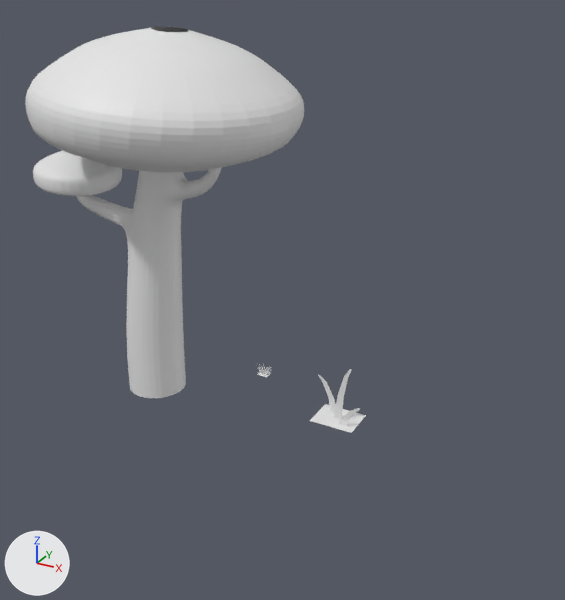
The Blender file assets/nature.blend, before and after one commit.
Camera for both pictures: a camera (50 mm lens) standing at (10.22, -17.5, 11.69) and looking at (1.48, -1.61, 3.75). The axes (+X, +Y, +Z) are drawn at lower left. The lights are the same throughout.

Objects in the first picture: 'Cylinder', 'Grass2'.
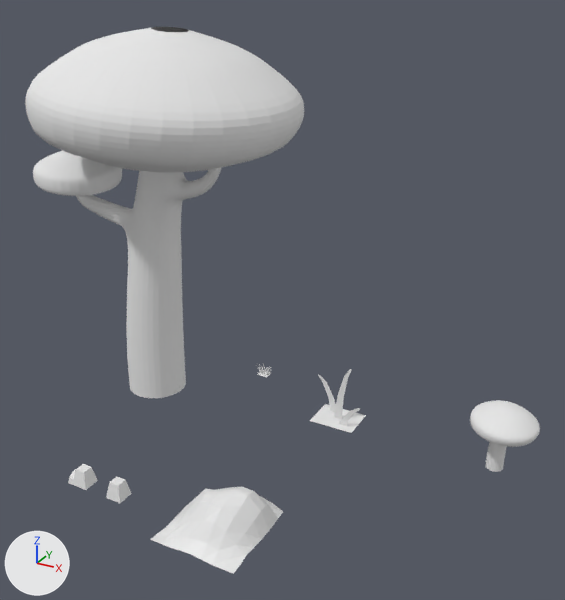
What the commit changed:
Material 'Material' (mat_material) is new.
Its base color is (0.8, 0.8, 0.8) (white #e7e7e7).
Material 'Material.004' (mat_material_004) is new.
Its base color is (0.8, 0.8, 0.8) (white #e7e7e7).
Mesh me_cylinder_001 is new.
It has 94 vertices, 90 faces and spans x 10.04..11.96, y -0.92..0.99, z -0.47..1.35.
It uses material mat_material (white #e7e7e7).
Mesh me_plane_002 is new.
It has 81 vertices, 64 faces and spans x -1.0..1.07, y -1.0..1.0, z -0.07..0.89.
Mesh me_cube is new.
It has 20 vertices, 18 faces and spans x -1.67..1.0, y -1.0..1.0, z -1.0..1.0.
It uses material mat_material_004 (white #e7e7e7).
Mesh me_cube_001 is new.
It has 12 vertices, 10 faces and spans x 3.93..5.93, y -1.0..1.0, z -1.0..1.0.
It uses material mat_material_004 (white #e7e7e7).
Object 'Mushroom1' (ob_mushroom1) is new; it shows me_cylinder_001.
Its location is (-4.01, 0.0, 0.0).
It gains a SUBSURF modifier named 'Subsurf'.
Object 'Plane' (ob_plane) is new; it shows me_plane_002.
Its location is (2.74, -6.68, 0.81).
Object 'Cube' (ob_cube) is new; it shows me_cube.
Its location is (-0.91, -6.68, 0.81).
Its scale is (0.2, 0.2, 0.2).
Object 'Cube.001' (ob_cube_001) is new; it shows me_cube_001.
Its location is (-0.91, -6.68, 0.81).
Its scale is (0.2, 0.2, 0.2).

Boxes (x1, y1, x2, y2) around the edits, measured in the pictures (565 x 600 px):
'Plane', added: after (150, 487, 283, 574)
'Mushroom1', added: after (470, 400, 540, 472)
'Cube', added: after (68, 464, 98, 490)
'Cube.001', added: after (106, 477, 132, 503)
